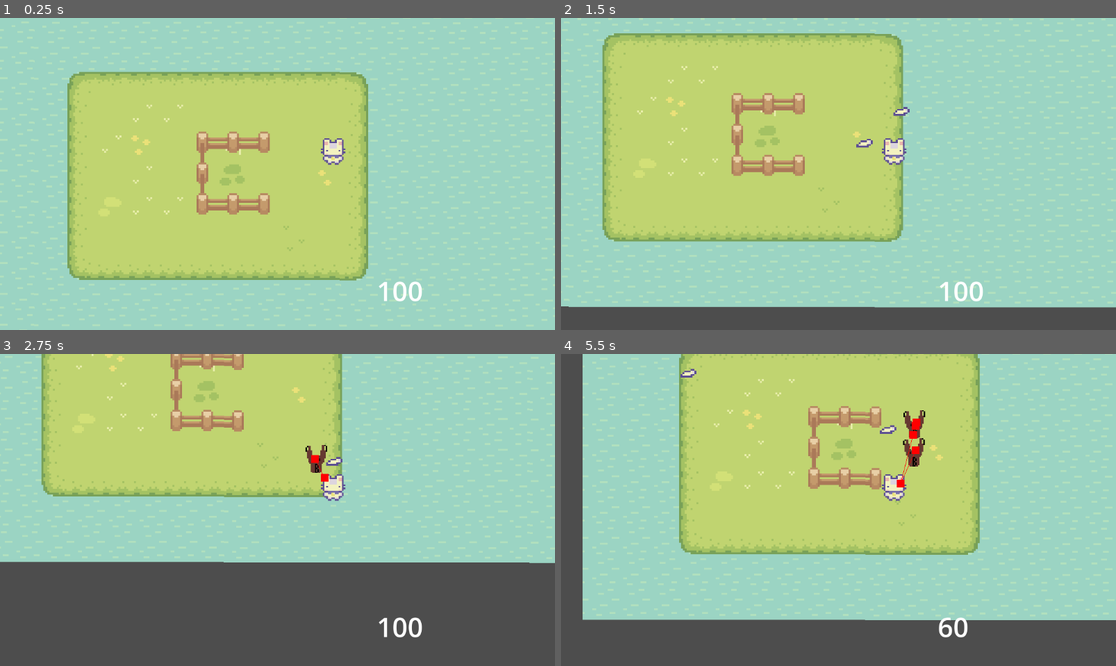
Above: before the commit, frames 1-4 (two rows, left to right).
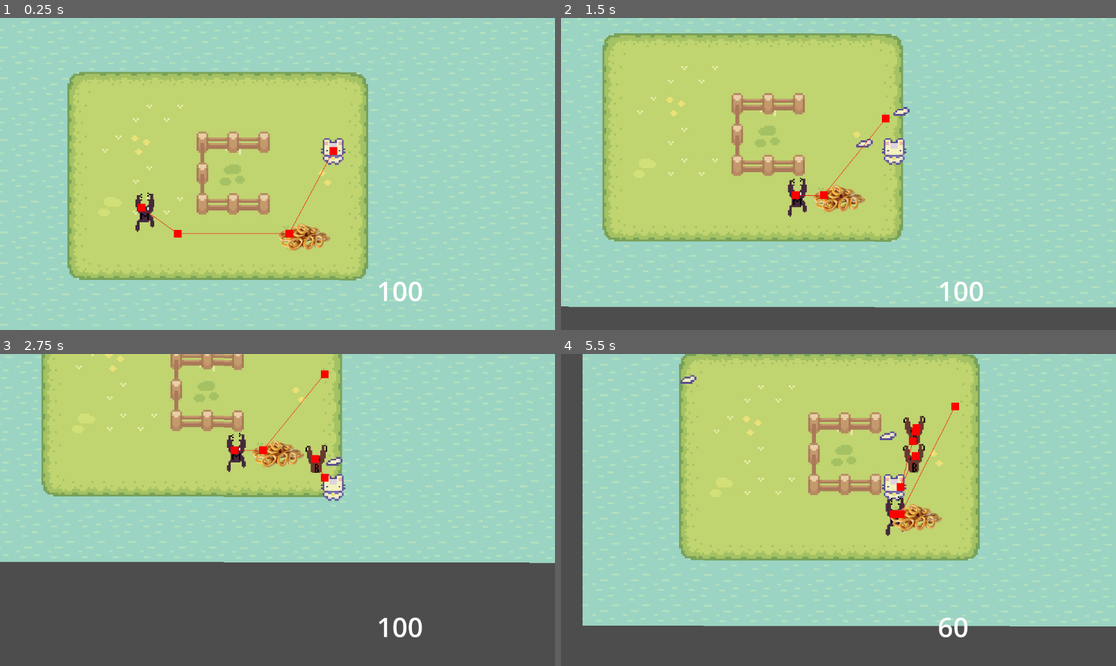
Above: after the commit, the same moments.

Repository: Nikmorking/war-of-impuls
Game: Godot game, scene res://сцены/node_2d.tscn
Two runs of this game, one before a commit and one after it. Both use one fixed random seed, a clock stepped at 60 frames per second and the inputs below.
Inputs (mouse positions are in pixels of both pictures, inside the frame that each line leads up to):
- Up to frame 1 (0.25 s): no input
- Up to frame 2 (1.5 s): move the mouse to (960, 158) at 0.52 s; hold Right (ui_right) 0.53-1.28 s; click (960, 158) at 0.6 s; move the mouse to (727, 189) at 1.27 s; hold Down (ui_down) from 1.28 s (still down); click (727, 189) at 1.35 s
- Up to frame 3 (2.75 s): move the mouse to (333, 441) at 2.02 s; release Down (ui_down) at 2.03 s; hold Right (ui_right) from 2.03 s (still down); tap Space (spawn) at 2.1 s; click (333, 441) at 2.3 s
- Up to frame 4 (5.5 s): move the mouse to (810, 572) at 2.77 s; release Right (ui_right) at 2.78 s; hold Up (ui_up) 2.78-3.53 s; click (810, 572) at 2.85 s; move the mouse to (1005, 556) at 3.52 s; hold Left (ui_left) 3.53-5.03 s; click (1005, 556) at 3.6 s; move the mouse to (672, 463) at 4.27 s; tap Space (spawn) at 4.35 s; click (672, 463) at 4.55 s; move the mouse to (866, 510) at 5.02 s; hold Down (ui_down) from 5.03 s (still down); click (866, 510) at 5.1 s

The runs differ from the first frame. In frame 1, 1.0% of the frame differs, in the area x 24-61%, y 41-75%; in frame 2, 0.8%; in frame 3, 0.8%; in frame 4, 9.0%, in the area x 3-100%, y 0-88%.

Commit message:
xx
челночки

Diff:
--- a/nft/scripts/Entity.gd
+++ b/nft/scripts/Entity.gd
@@ -1,6 +1,6 @@
 extends CharacterBody2D
 
-
+@export var max_health = 100
 @export var health = 100
 @export var SPEED = 10
 @export var tipy: String
--- a/nft/scripts/маг.gd
+++ b/nft/scripts/маг.gd
@@ -7,16 +7,15 @@
 func _ready() -> void:
 	nav = $NavigationAgent2D
 	get_player()
+	$RayCast2D.target_position.x = $Area2D/CollisionShape2D.shape.radius
 
 
 func _process(delta: float) -> void:
 	if play:
 		if movi:
 			move_to_player(delta)
-			#$CollisionPolygon2D.disabled = false
 		else:
 			hit_player()
-			$RayCast2D.is_colliding()
 	pass
 
 
@@ -33,11 +32,15 @@
 	pass
 
 func shoot() -> void:
-	var pyl = load("res://сцены/fire_ball.tscn").instantiate()
-	get_tree().root.get_node("Node2D/Пули").add_child(pyl)
-	pyl.global_position = position
-	pyl.pos = player.position
-	pass
+	#$RayCast2D.target_position = player.position
+	$RayCast2D.look_at(player.position)
+	if $RayCast2D.is_colliding():
+		if $RayCast2D.get_collider() == player:
+			var pyl = load("res://сцены/fire_ball.tscn").instantiate()
+			get_tree().root.get_node("Node2D/Пули").add_child(pyl)
+			pyl.global_position = position
+			pyl.pos = player.position
+		pass
 
 
 func call_down() -> void:
--- /dev/null
+++ b/nft/scripts/челночки.gd
@@ -0,0 +1,14 @@
+extends Area2D
+
+@export var vost_xp = 10
+
+
+func _on_body_entered(body: Node2D) -> void:
+	if body is CharacterBody2D:
+		if body.tipy == "Player":
+			print("xx")
+			body.health += vost_xp
+			body.vis_health()
+		else:
+			print("EEE")
+	pass
--- /dev/null
+++ b/nft/сцены/fire_ball.gd
@@ -0,0 +1,27 @@
+extends Area2D
+
+@export var speed = 0.1
+@export var damage = 10
+
+var pos
+var stop = false
+
+func _process(_delta: float) -> void:
+	if pos is Vector2 :
+		position = lerp(position, pos, speed)
+	pass
+
+func _on_body_entered(body: Node2D) -> void:
+	if body is CharacterBody2D:
+		if body.tipy == "Player":
+			stop = true
+			print("gg")
+			body.health -= damage
+			body.vis_health()
+	else:
+		stop = true
+	pass
+
+func _on_timer_timeout() -> void:
+	queue_free()
+	pass # Replace with function body.
--- a/nft/сцены/fire_ball.tscn
+++ b/nft/сцены/fire_ball.tscn
@@ -1,15 +1,13 @@
 [gd_scene load_steps=4 format=3 uid="uid://daba8r03261fr"]
 
-[ext_resource type="Script" path="res://scripts/стрела.gd" id="1_7p5b8"]
+[ext_resource type="Script" path="res://сцены/fire_ball.gd" id="1_yurd6"]
 [ext_resource type="Texture2D" uid="uid://cvdb6yfsljo7a" path="res://asset/fire_ball.png" id="2_frinn"]
 
 [sub_resource type="CircleShape2D" id="CircleShape2D_6iijs"]
 radius = 6.66667
 
 [node name="fire_ball" type="Area2D"]
-script = ExtResource("1_7p5b8")
-speed = 0.06
-damage = 23
+script = ExtResource("1_yurd6")
 
 [node name="Стрела" type="Sprite2D" parent="."]
 texture_filter = 1
--- a/nft/сцены/node_2d.tscn
+++ b/nft/сцены/node_2d.tscn
@@ -6,7 +6,9 @@
 [ext_resource type="Texture2D" uid="uid://vlknd2cx6mdb" path="res://asset/Tile/Fences.png" id="4_lyodw"]
 [ext_resource type="PackedScene" uid="uid://ciehno2dtgtce" path="res://сцены/player.tscn" id="5_dye2w"]
 [ext_resource type="Script" path="res://scripts/spawner.gd" id="7_kly5t"]
+[ext_resource type="PackedScene" uid="uid://c07orr4dvp474" path="res://сцены/Маг.tscn" id="8_j2dlb"]
 [ext_resource type="Texture2D" uid="uid://b5mamcyhk8x80" path="res://asset/Чёрный_квадрат.PNG" id="8_twdo3"]
+[ext_resource type="PackedScene" uid="uid://bp34hrsjcwqh5" path="res://сцены/челночки.tscn" id="9_y54xj"]
 
 [sub_resource type="TileSetAtlasSource" id="TileSetAtlasSource_6cvji"]
 texture = ExtResource("1_gpw7w")
@@ -276,3 +278,9 @@
 position = Vector2(573, 299)
 scale = Vector2(1.92813, 1.175)
 texture = ExtResource("8_twdo3")
+
+[node name="маг" parent="." instance=ExtResource("8_j2dlb")]
+position = Vector2(192, 290)
+
+[node name="челночки" parent="." instance=ExtResource("9_y54xj")]
+position = Vector2(287, 313)
--- /dev/null
+++ b/nft/сцены/timer.gd
@@ -0,0 +1,11 @@
+extends Timer
+
+
+# Called when the node enters the scene tree for the first time.
+func _ready() -> void:
+	pass # Replace with function body.
+
+
+# Called every frame. 'delta' is the elapsed time since the previous frame.
+func _process(delta: float) -> void:
+	pass
--- a/nft/сцены/Маг.tscn
+++ b/nft/сцены/Маг.tscn
@@ -36,6 +36,7 @@
 [node name="Timer" type="Timer" parent="."]
 
 [node name="RayCast2D" type="RayCast2D" parent="."]
+target_position = Vector2(0, 0)
 
 [connection signal="body_entered" from="Area2D" to="." method="_on_area_2d_body_entered"]
 [connection signal="body_exited" from="Area2D" to="." method="_on_area_2d_body_exited"]
--- /dev/null
+++ b/nft/сцены/челночки.tscn
@@ -0,0 +1,18 @@
+[gd_scene load_steps=3 format=3 uid="uid://bp34hrsjcwqh5"]
+
+[ext_resource type="Script" path="res://scripts/челночки.gd" id="1_nwojb"]
+[ext_resource type="Texture2D" uid="uid://c3higvfk1rfr4" path="res://asset/chelnochek_posolskiy_na_razves_250_g.png" id="2_u7c06"]
+
+[node name="челночки" type="Area2D"]
+scale = Vector2(0.1, 0.1)
+script = ExtResource("1_nwojb")
+
+[node name="ChelnochekPosolskiyNaRazves250G" type="Sprite2D" parent="."]
+scale = Vector2(0.25, 0.25)
+texture = ExtResource("2_u7c06")
+
+[node name="CollisionPolygon2D" type="CollisionPolygon2D" parent="."]
+scale = Vector2(0.25, 0.25)
+polygon = PackedVector2Array(-492, 148, -228, 292, -52, 200, 48, 264, 324, 228, 536, 40, 540, -8, 224, -220, 156, -208, 40, -252, -16, -284, -88, -288, -380, -164, -472, -140, -556, -44, -492, 84)
+
+[connection signal="body_entered" from="." to="." method="_on_body_entered"]
Binary file added: nft/asset/chelnochek_posolskiy_na_razves_250_g.png
Not shown, added: nft/asset/chelnochek_posolskiy_na_razves_250_g.png.import
Not shown: 1 places in nft/сцены/node_2d.tscn that only renumber resources
Not shown, added: chelnochek_posolskiy_na_razves_250_g.png
